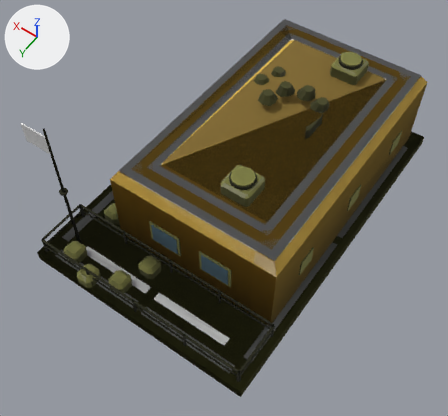
The glTF model assets/set_v5/meridian_barracks_damaged.glb, before and after one commit.
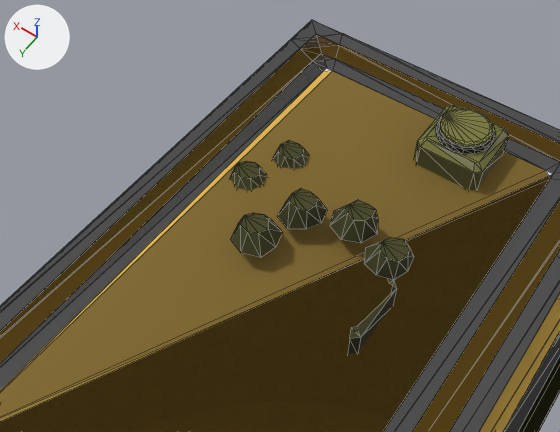
There are two pictures of each version: one whole from a 50 mm camera at (-6.9, 10.82, 15.82) aimed at (-0.33, 1.63, 1.37), one close up from a 50 mm camera at (-3.28, 3.08, 10.63) aimed at (-0.18, -1.25, 3.82). Every picture has the same lights, and +X, +Y and +Z are marked at upper left. The older version's two pictures come first. The close-ups show mesh edges as thin lines. Vertices at exactly the same position are counted once.

The scene before the commit, as lines of its bpy script (objects in view):
```python
me_mesh_0 = bpy.data.meshes.new('Mesh_0')
me_mesh_0.from_pydata(...)  # 1004 vertices, 1473 faces; spans x -3.7..3.8, y -5.6..5.63, z 0.0..5.15
# faces by material slot: [86, 807, 176, 356, 48]
me_mesh_0.materials.append(mat_paint)
me_mesh_0.materials.append(mat_paint2)
me_mesh_0.materials.append(mat_team)
me_mesh_0.materials.append(mat_metal)
me_mesh_0.materials.append(mat_accent)
# before: 457 (-1.65, -1.37, 3.52) at pixel (396, 288), 458 (-1.65, -1.37, 3.15), 459 (-1.57, -1.45, 3.52) at pixel (394, 279), 460 (-1.65, -0.63, 3.52) at pixel (360, 337), 461 (-1.65, -0.63, 3.15)
# before: 462 (-1.57, -0.55, 3.52) at pixel (349, 338), 464 (-1.57, -1.33, 3.6) at pixel (389, 283), 465 (-1.53, -1.37, 3.6) at pixel (387, 278), 466 (-1.57, -0.67, 3.6) at pixel (356, 326), 467 (-1.53, -0.63, 3.6) at pixel (351, 327)
me_mesh_1 = bpy.data.meshes.new('Mesh_1')
me_mesh_1.from_pydata(...)  # 108 vertices, 121 faces; spans x -3.7..3.7, y -5.6..5.6, z 0.0..5.15
# faces by material slot: [25, 54, 32, 10]
me_mesh_1.materials.append(mat_paint)
me_mesh_1.materials.append(mat_paint2)
me_mesh_1.materials.append(mat_team)
me_mesh_1.materials.append(mat_metal)
me_mesh_2 = bpy.data.meshes.new('Mesh_2')
me_mesh_2.from_pydata(...)  # 76 vertices, 77 faces; spans x -3.7..3.7, y -5.6..5.6, z 0.0..5.15
# faces by material slot: [25, 10, 32, 10]
me_mesh_2.materials.append(mat_paint)
me_mesh_2.materials.append(mat_paint2)
me_mesh_2.materials.append(mat_team)
me_mesh_2.materials.append(mat_metal)
ob_body = bpy.data.objects.new('body', me_mesh_0)
ob_body.parent = ob_meridian_barracks_damaged_lod0
ob_body.location = (0.0, 0.0, 0.0)
ob_body_001 = bpy.data.objects.new('body.001', me_mesh_1)
ob_body_001.parent = ob_meridian_barracks_damaged_lod1
ob_body_001.location = (0.0, 0.0, 0.0)
ob_body_002 = bpy.data.objects.new('body.002', me_mesh_2)
ob_body_002.parent = ob_meridian_barracks_damaged_lod2
ob_body_002.location = (0.0, 0.0, 0.0)
```
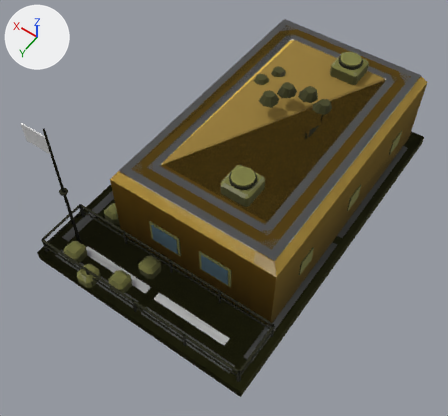
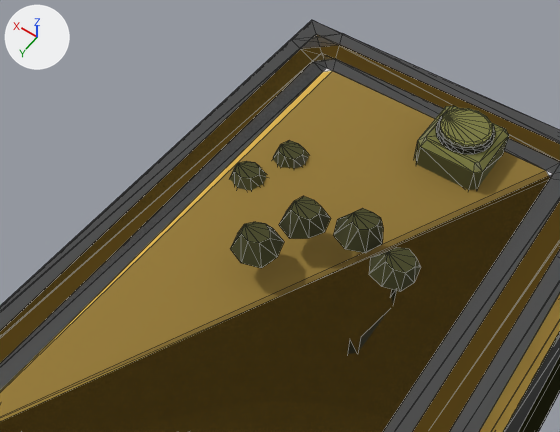
Pixel boxes (x1, y1, x2, y2) of what changed, in the close-ups (560 x 432 px; the box of a moved part takes in the faces that stretch with it):
```json
{"object": "body", "change": "reshaped", "before": [0, 35, 560, 432], "after": [0, 34, 560, 432]}
{"part": 1, "of": "me_mesh_0", "change": "moved or reshaped", "before": [231, 213, 282, 258], "after": [230, 222, 284, 268]}
{"part": 2, "of": "me_mesh_0", "change": "moved or reshaped", "before": [277, 188, 327, 229], "after": [279, 196, 331, 239]}
{"part": 3, "of": "me_mesh_0", "change": "moved or reshaped", "before": [330, 200, 378, 243], "after": [333, 208, 383, 253]}
{"part": 4, "of": "me_mesh_0", "change": "moved or reshaped", "before": [364, 237, 414, 280], "after": [369, 247, 421, 292]}
{"part": 5, "of": "me_mesh_0", "change": "deleted", "before": [350, 279, 397, 353]}
{"part": 6, "of": "me_mesh_0", "change": "recoloured", "before": [0, 71, 545, 417], "after": [0, 71, 545, 417]}
```

Scene script edits in JSON lines:
```json
{"block": "me_mesh_0", "where": "# used by ob_body; parent = ob_meridian_barracks_damaged_lod0; location = (0.0, 0.0, 0.0)"}
{"block": "me_mesh_0", "where": "# verts and faces of me_mesh_0; kept vertices keep their numbers, new ones are numbered from 1004"}
{"op": "remove", "block": "me_mesh_0", "code": "me_mesh_0.from_pydata(...)  # 1004 vertices, 1473 faces; spans x -3.7..3.8, y -5.6..5.63, z 0.0..5.15"}
{"op": "add", "block": "me_mesh_0", "code": "me_mesh_0.from_pydata(...)  # 1001 vertices, 1467 faces; spans x -3.7..3.8, y -5.6..5.63, z 0.0..5.15"}
{"block": "me_mesh_0", "change": "me_mesh_0 part 1: the loose piece of 16 vertices spanning x -0.23..0.32, y -1.4..-0.81, z 3.43..3.69 is moved by (-0.18, 0.21, 0.19)"}
{"block": "me_mesh_0", "change": "me_mesh_0 part 2: the loose piece of 16 vertices spanning x -0.46..0.06, y -1.94..-1.39, z 3.43..3.69 is moved by (-0.17, 0.21, 0.19)"}
{"block": "me_mesh_0", "change": "me_mesh_0 part 3: the loose piece of 16 vertices spanning x -1.07..-0.48, y -2.18..-1.63, z 3.43..3.69 is moved by (-0.17, 0.21, 0.19)"}
{"block": "me_mesh_0", "change": "me_mesh_0 part 4: the loose piece of 16 vertices spanning x -1.62..-1.06, y -1.98..-1.45, z 3.43..3.69 is moved by (-0.18, 0.21, 0.19)"}
{"block": "me_mesh_0", "change": "me_mesh_0 part 5"}
{"op": "add", "block": "me_mesh_0", "code": "delete_vertices([465, 466, 467])  # with the faces that use them"}
{"op": "add", "block": "me_mesh_0", "code": "delete_faces([(457, 460, 458), (460, 462, 461)])"}
{"block": "me_mesh_0", "change": "me_mesh_0 part 6: 197 kept faces spanning x -3.53..3.53, y -5.37..5.43, z 0.35..3.74 get new vertex colours"}
```
